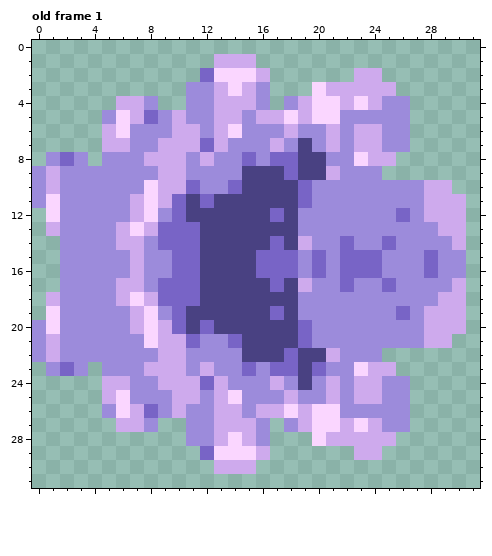
Two versions of one pixel-art file, assets/sprites/Weapons/Gas Bullet.aseprite. Above is the file before it was changed.
32x32 pixels, 1 frame. Shown: old frame 1. The commit also changed other frames, which this record leaves out.
The same view after the edit:
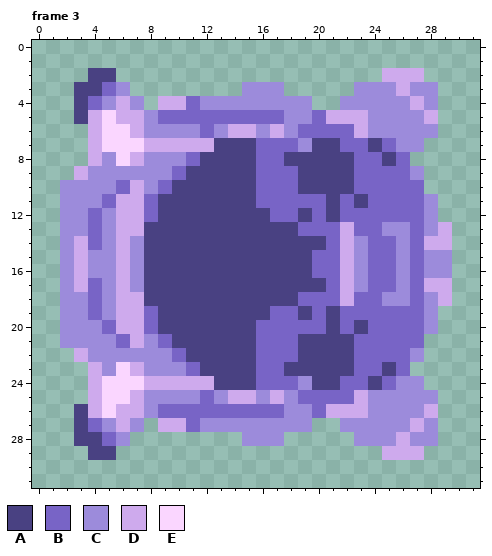
Palette (. is transparent): A #494182  B #7864c6  C #9c8bdb  D #ceaaed  E #fad6ff
A new or re-ordered frame is compared with the old frame closest to it.
Change:
frames 1 -> 3
--- frame 3 is new; against old frame 1
@@ x 0..31 @@
  0 ................................
- 1 .............DDD................
- 2 ............BEEED......DD.......
- 3 ...........CCDEDC...EDDDDD......
- 4 ......DDC..CCDDDC.CDEEDEDCC.....
- 5 .....CEDBCDCCDDCDDEDEECCCCC.....
- 6 .....DECCCDDCDECCCDCCDCDDCC.....
- 7 .....DDCCDDDBDCCCDCACDCDDCC.....
- 8 .CBC.CCCDDDCDCCBCBBAACCEDD......
- 9 CDCCCCCCCDDCCCCAAABAADCCC.......
-10 CDCCCCCCEDDBCCBAAAABCCCCCCCCDD..
-11 CECCCCCDEDBABAAAAAABCCCCCCCCDDD.
-12 .ECCCCCDECBAAAAAABACCCCCCCBCDDD.
-13 .DCCCCDEDBBBAAAAAAACCCCCCCCCCDD.
-14 ..CCCCDDCBBBAAAAABADCCBCCBCCCCD.
-15 ..CCCCCDCCBBAAAABBBCBCBBBCCCBCC.
-16 ..CCCCCDCCBBAAAABBBCBCBBBCCCBCC.
-17 ..CCCCDDCBBBAAAAABADCCBCCBCCCCD.
-18 .DCCCCDEDBBBAAAAAAACCCCCCCCCCDD.
-19 .ECCCCCDECBAAAAAABACCCCCCCBCDDD.
-20 CECCCCCDEDBABAAAAAABCCCCCCCCDDD.
-21 CDCCCCCCEDDBCCBAAAABCCCCCCCCDD..
-22 CDCCCCCCCDDCCCCAAABAADCCC.......
-23 .CBC.CCCDDDCDCCBCBBABCCEDD......
-24 .....DDCCDDDBDCCCDCACDCDDCC.....
-25 .....DECCCDDCDECCCDCCDCDDCC.....
-26 .....CEDBCDCCDDCDDEDEECCCCC.....
-27 ......DDC..CCDDDC.CDEEDEDCC.....
-28 ...........CCDEDC...EDDDDD......
-29 ............BEEED......DD.......
-30 .............DDD................
+ 1 ................................
+ 2 ....AA...................DDD....
+ 3 ...AABC........CCC.....CCCDCC...
+ 4 ...ABCDC.DDBCCCCCCCC..CCCCCDC...
+ 5 ...ADEDDCBBBBBBBBBCCBDDDCCCCD...
+ 6 ....DEEDCCCCBCDDCDCBBBBDCCCCC...
+ 7 ....DEEEDDDDDAAABBBCAABBABCC....
+ 8 ....DCEDCCCBAAAABBAAAAABBAB.....
+ 9 ...DCCCCCCBAAAAABBBAAAABBBBC....
+10 ..CCCCBDCBAAAAAABBBAAAABBBBB....
+11 ..CCCBDDBAAAAAAABBBBBABABBBBC...
+12 ..CCBCDDBAAAAAAAABBABABBBBBBC...
+13 ..CCBCDDAAAAAAAAAAABBBDBBCCBCD..
+14 ..CDBCDCAAAAAAAAAAAAABDCBBCBDD..
+15 ..CDCCDCAAAAAAAAAAAABBDCBBCBCC..
+16 ..CDCCDCAAAAAAAAAAAABBDCBBCBCC..
+17 ..CDBCDCAAAAAAAAAAAAABDCBBCBDD..
+18 ..CCBCDDAAAAAAAAAAABBBDBBCCBCD..
+19 ..CCBCDDBAAAAAAAABBABABBBBBBC...
+20 ..CCCBDDBAAAAAAABBBBBABABBBBC...
+21 ..CCCCBDCBAAAAAABBBAAAABBBBB....
+22 ...DCCCCCCBAAAAABBBAAAABBBBC....
+23 ....DCEDCCCBAAAABBAAAAABBAB.....
+24 ....DEEEDDDDDAAABBBCAABBABCC....
+25 ....DEEDCCCCBCDDCDCBBBBDCCCCC...
+26 ...ADEDDCBBBBBBBBBCCBDDDCCCCD...
+27 ...ABCDC.DDBCCCCCCCC..CCCCCDC...
+28 ...AABC........CCC.....CCCDCC...
+29 ....AA...................DDD....
+30 ................................
 31 ................................
Boxes around the changes in both pictures, in picture pixels (x1, y1, x2, y2):
changed: (32, 54, 466, 474)
